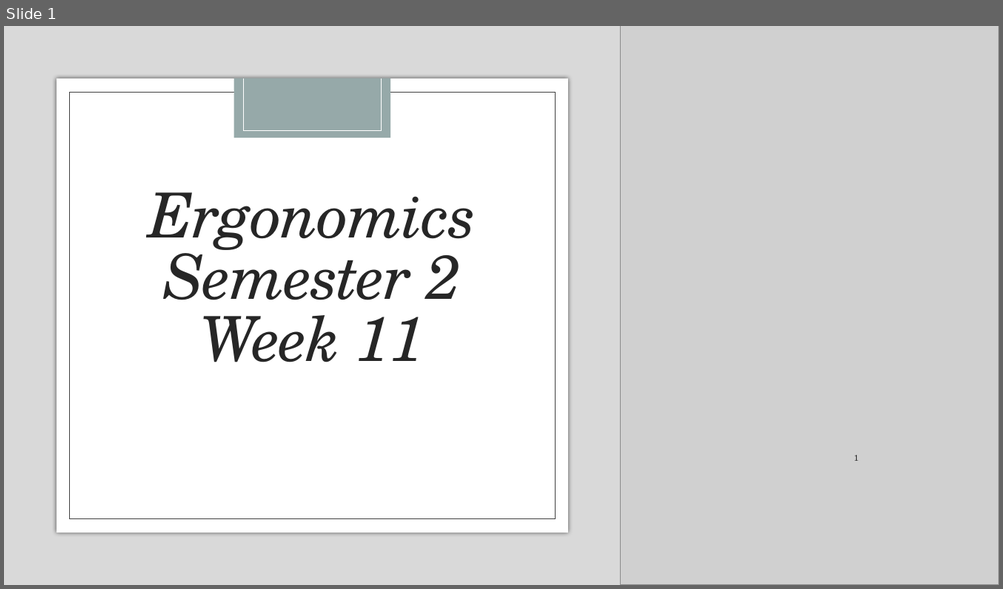
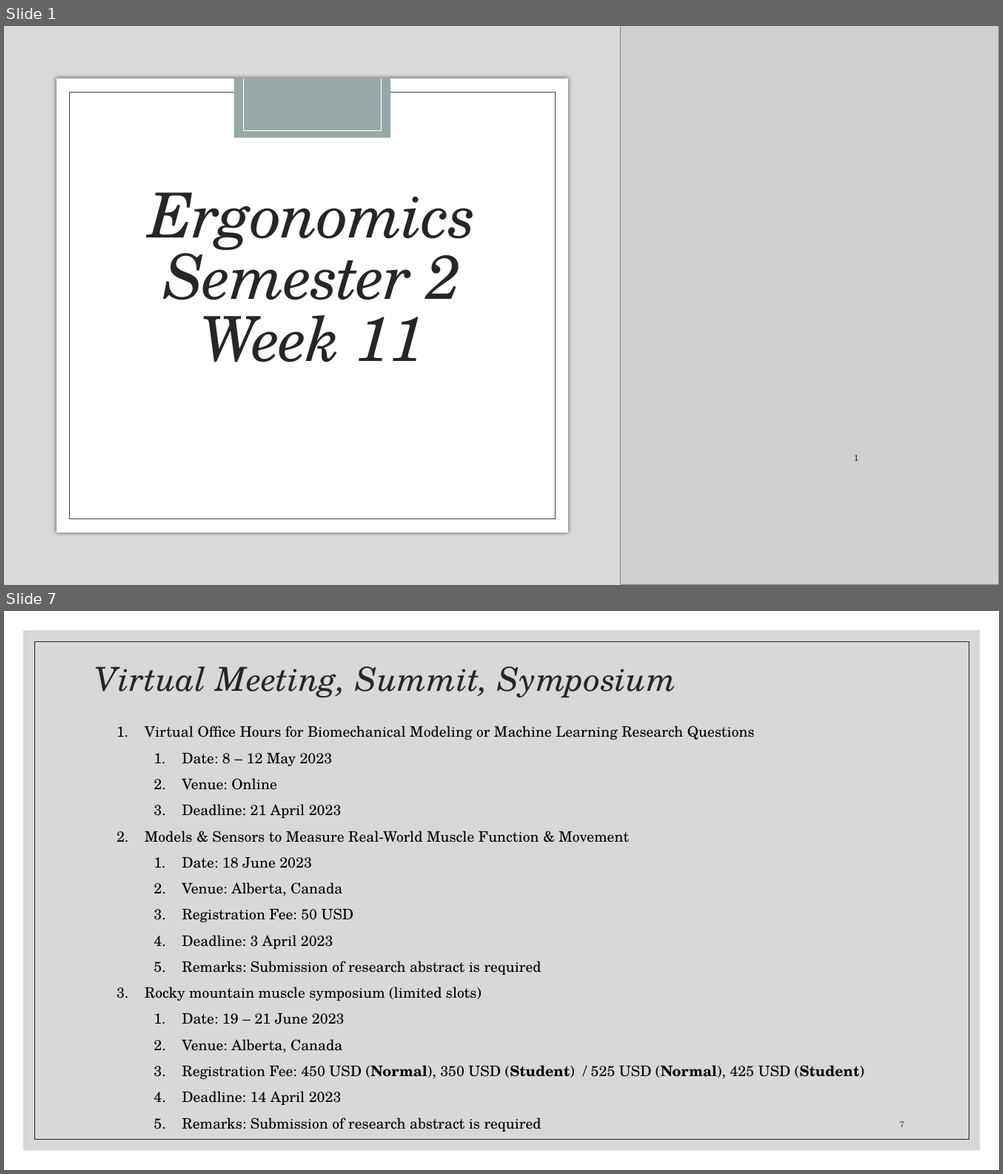
Before and after one commit to Albertlor/URECA, a slide deck: Meeting_Materials/Ergonomics Semester 2 Week 11.pptx. Shown one above the other, each under a label of ours: slide 1 before the commit, slides 1 and 7 after it; the slides between them are not shown. The pictures are 1003x589 and 1003x1174 pixels, drawn with LibreOffice and Linux fonts; fonts in the diff are those of the drawing; grey boxes stand for pictures. Boxes give left, top, right and bottom in pixels: in the first picture for what was removed or moved away, otherwise in the second. Text is boxed around its words. In the diff, an @@ line names an element or a change of style, - is before the commit and + after.

```diff
--- a/Meeting_Materials/Ergonomics Semester 2 Week 11.pptx
+++ b/Meeting_Materials/Ergonomics Semester 2 Week 11.pptx
@@ slide 7 added at bbox=[4, 611, 999, 1170], background #FFFFFF @@
@@ rectangle added at bbox=[23, 630, 980, 1151], fill #BFBFBF at 60% opacity @@
@@ rectangle added at bbox=[34, 641, 969, 1140], outline #262626 0.5 pt @@
@@ title added at bbox=[95, 667, 676, 698], 32 pt, text #262626, italic @@
+Virtual Meeting, Summit, Symposium
@@ text added at bbox=[145, 726, 864, 1132], 14 pt, text #000000 @@
+1. Virtual Office Hours for Biomechanical Modeling or Machine Learning Research Questions
+  1. Date: 8 – 12 May 2023
+  2. Venue: Online
+  3. Deadline: 21 April 2023
+2. Models & Sensors to Measure Real-World Muscle Function & Movement
+  1. Date: 18 June 2023
+  2. Venue: Alberta, Canada
+  3. Registration Fee: 50 USD
+  4. Deadline: 3 April 2023
+  5. Remarks: Submission of research abstract is required
+3. Rocky mountain muscle symposium (limited slots)
+  1. Date: 19 – 21 June 2023
+  2. Venue: Alberta, Canada
+  3. Registration Fee: 450 USD (Normal), 350 USD (Student) / 525 USD (Normal), 425 USD (Student)
+  4. Deadline: 14 April 2023
+  5. Remarks: Submission of research abstract is required
@@ page number added at bbox=[899, 1122, 904, 1128], 8 pt, text #404040 @@
+7
```
Also in this commit, not shown: 5 slides changed, 3 other slides added, 1 slide removed, 10 other files.
